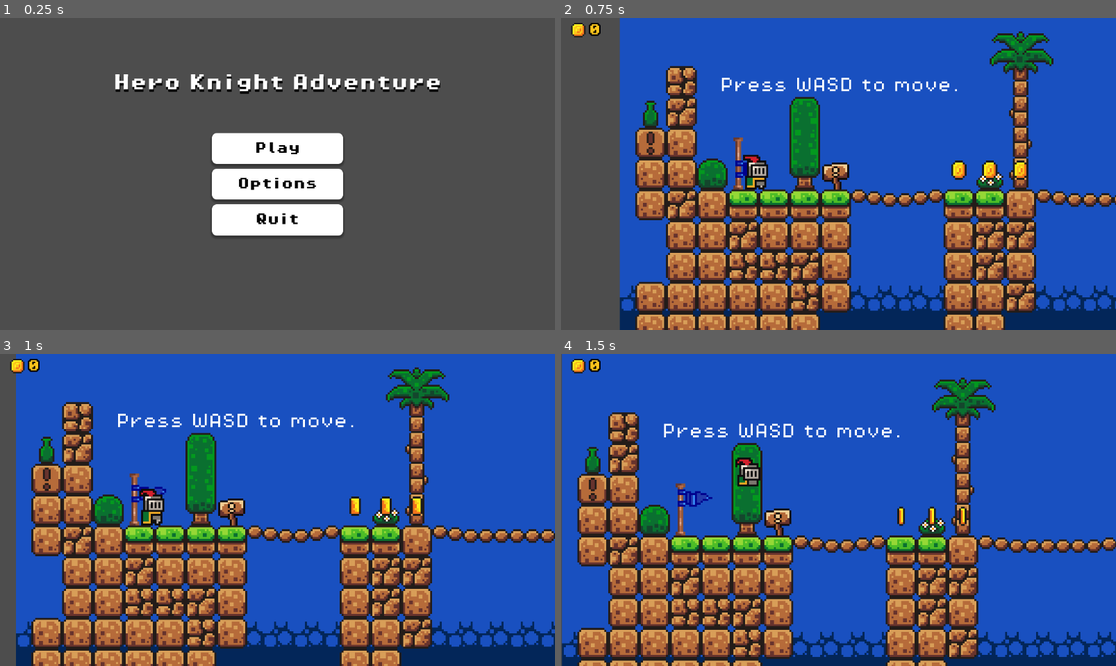
Above: before the commit, frames 1-4 (two rows, left to right).
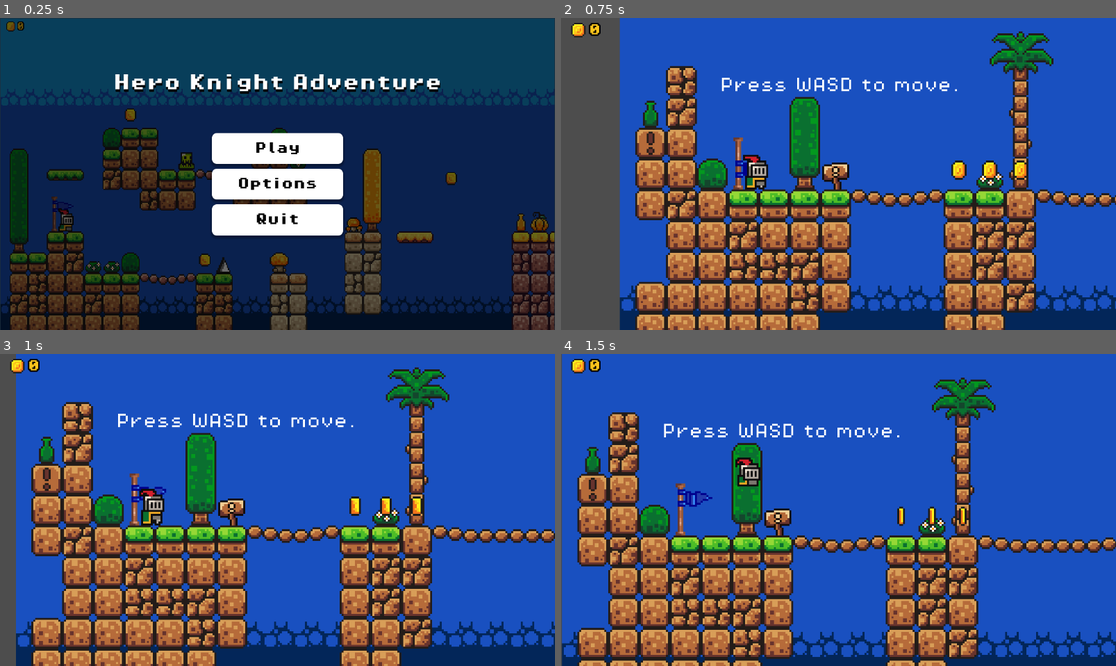
Above: after the commit, the same moments.

Repository: Dary30/hero-knight-adventure
Game: Godot game, scene res://src/ui/main_menu.tscn
The game is run twice, just before and just after one commit, with the same random seed, the same clock (stepped at 60 frames per second) and the same inputs.
Inputs:
- Up to frame 1 (0.25 s): no input
- Up to frame 2 (0.75 s): click "Play" at 0.5 s
- Up to frame 3 (1 s): no input
- Up to frame 4 (1.5 s): tap Space (jump) at 1.25 s; hold D (move_right) from 1.28 s (still down)

The runs differ from the first frame. In frame 1, 90% of the frame differs, in the area x 0-100%, y 0-100%; in frame 2, nothing differs; in frame 3, nothing differs; in frame 4, nothing differs.

Commit message:
Add main menu background
Added a screenshot from the game as a background in the main menu.

Diff:
--- a/src/ui/main_menu.tscn
+++ b/src/ui/main_menu.tscn
@@ -1,11 +1,16 @@
-[gd_scene load_steps=15 format=3 uid="uid://bmblv1y3xxdmi"]
+[gd_scene load_steps=17 format=3 uid="uid://bmblv1y3xxdmi"]
 
 [ext_resource type="Script" uid="uid://bx7q1bslib7jp" path="res://src/ui/main_menu.gd" id="1_qoywa"]
 [ext_resource type="FontFile" uid="uid://bdpp3kapmnxd4" path="res://assets/fonts/PixelOperator8-Bold.ttf" id="2_f0s2b"]
+[ext_resource type="Texture2D" uid="uid://cbxfte8wfk7sh" path="res://assets/sprites/background.png" id="2_ljhhu"]
 [ext_resource type="FontFile" uid="uid://rcf8py33vxyi" path="res://assets/fonts/PixelOperator8.ttf" id="3_f0s2b"]
 [ext_resource type="Script" uid="uid://r1itil0ctj7f" path="res://src/audio/volume_slider.gd" id="4_5mgu5"]
 [ext_resource type="Script" uid="uid://k1p7jahhqcdc" path="res://src/ui/fullscreen_control.gd" id="5_h03rr"]
 
+[sub_resource type="StyleBoxTexture" id="StyleBoxTexture_35tjg"]
+texture = ExtResource("2_ljhhu")
+modulate_color = Color(0.408329, 0.408329, 0.408329, 1)
+
 [sub_resource type="StyleBoxFlat" id="StyleBoxFlat_yqorp"]
 bg_color = Color(0.716296, 0.716296, 0.716296, 1)
 corner_radius_top_left = 10
@@ -37,7 +42,7 @@
 shadow_offset = Vector2(0, 3.5)
 
 [sub_resource type="StyleBoxFlat" id="StyleBoxFlat_h03rr"]
-bg_color = Color(0, 0, 0, 0.156863)
+bg_color = Color(0.169245, 0.169245, 0.169245, 0.847059)
 
 [sub_resource type="StyleBoxFlat" id="StyleBoxFlat_qoywa"]
 bg_color = Color(0.716296, 0.716296, 0.716296, 1)
@@ -85,6 +90,15 @@
 grow_horizontal = 2
 grow_vertical = 2
 script = ExtResource("1_qoywa")
+
+[node name="Background" type="Panel" parent="."]
+layout_mode = 1
+anchors_preset = 15
+anchor_right = 1.0
+anchor_bottom = 1.0
+grow_horizontal = 2
+grow_vertical = 2
+theme_override_styles/panel = SubResource("StyleBoxTexture_35tjg")
 
 [node name="Title" type="Label" parent="."]
 layout_mode = 1
Binary file added: assets/sprites/background.png
Not shown, added: assets/sprites/background.png.import
